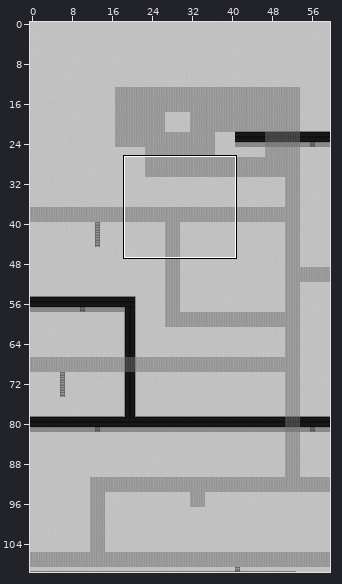
A Tiled map (JSON) gets an edit: main/resources/worlds/FactoryFloor.json. The first picture is a wide view before the edit; the outline marks the close-up.
Close-up. Before the commit:
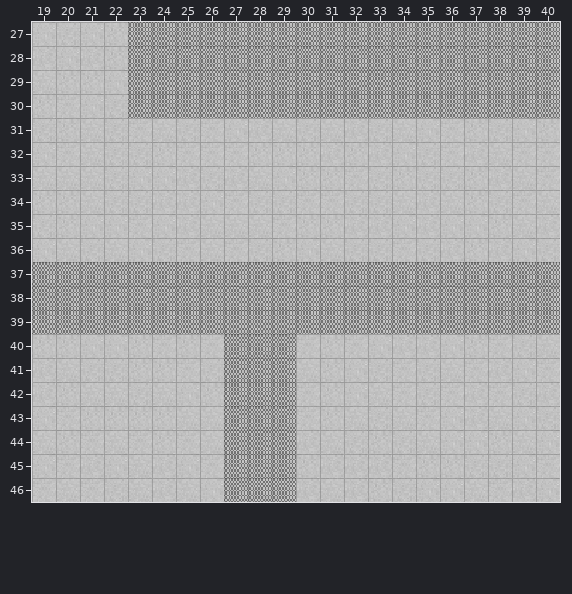
Cells are 16x16 px. Shown: x 19..40, y 27..46. The commit also changed other parts of the map, which this record leaves out.
And afterwards:
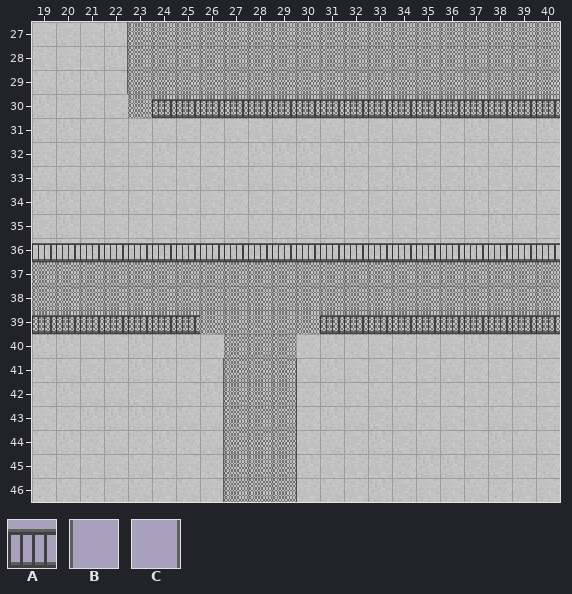
Key: from "Cat": A 49, B 64, C 68.
_ is an empty cell.
Tiles of an added or newly shown layer are drawn over the layers below it.
What changed:
Layer "Rails" (added):
y 27..29: x 22 _ -> C
y 30: x 24..40 _________________ -> AAAAAAAAAAAAAAAAA
y 36: x 19..40 ______________________ -> AAAAAAAAAAAAAAAAAAAAAA
y 39: x 19..25 _______ -> AAAAAAA; x 31..40 __________ -> AAAAAAAAAA
y 41..46: x 26 _ -> C; x 30 _ -> B
